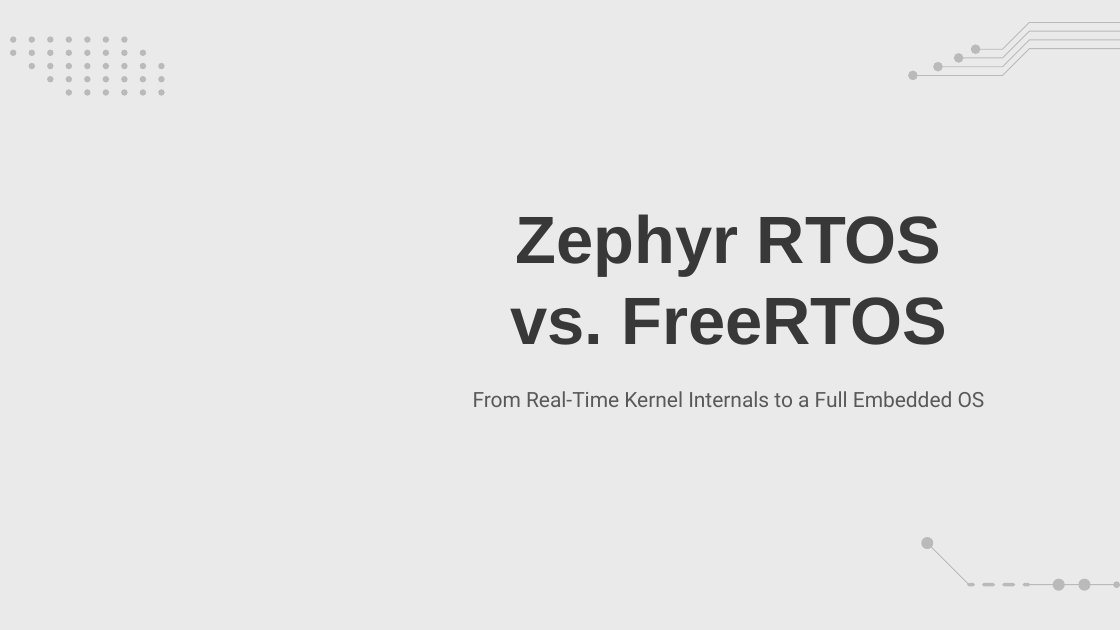
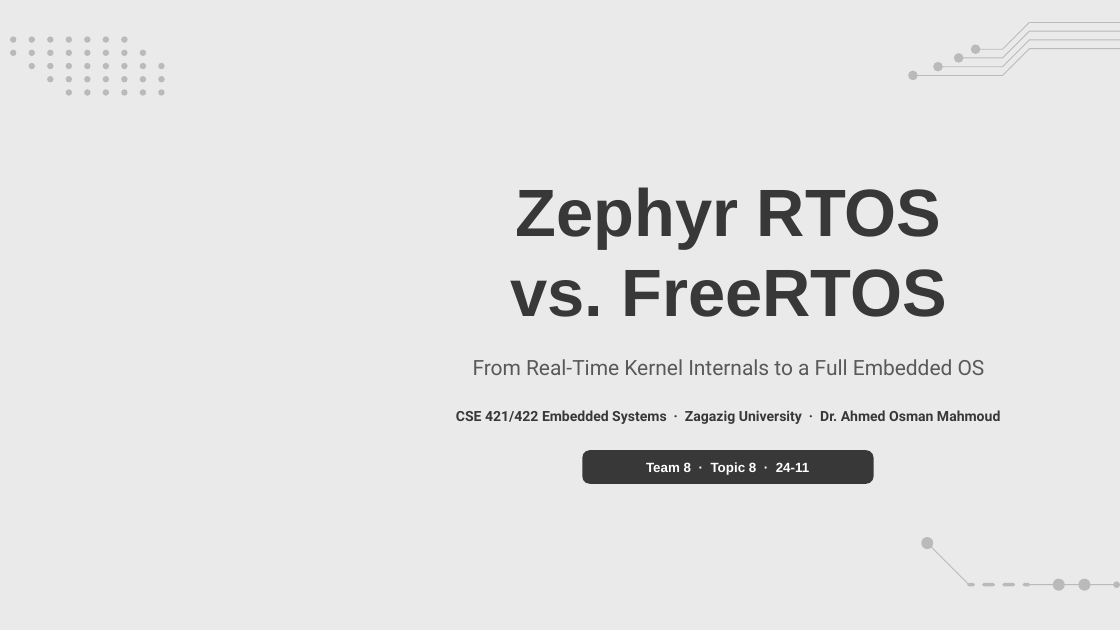
Before and after one commit to amrsaeedcse/zephyr-vs-freertos-presentation, a slide deck: slide 1 of Zephyr_RTOS_vs_FreeRTOS.pptx. Drawn at 1120x630 pixels with LibreOffice and Linux fonts; fonts in the diff are those of the drawing; background and template pictures are left out. Boxes give left, top, right and bottom in pixels: in the first picture for what was removed or moved away, otherwise in the second. Text is boxed around its words. In the diff, an @@ line names an element or a change of style, - is before the commit and + after.

Commit message:
Add Team 8 Cover, fair 5x6 Roadmap & monochrome CSE 421/422 badges

```diff
--- a/Zephyr_RTOS_vs_FreeRTOS.pptx
+++ b/Zephyr_RTOS_vs_FreeRTOS.pptx
@@ title "Zephyr RTOS": place and size @@
-title "Zephyr RTOS" at [510,214,947,345]
+title "Zephyr RTOS" at [510,187,947,317]
@@ subtitle "From Real-Time Kernel Internals to ...": place and size @@
-subtitle "From Real-Time Kernel Internals to ..." at [473,391,985,407]
+subtitle "From Real-Time Kernel Internals to ..." at [473,359,985,375]
@@ text added at [456,410,1000,424], 9 pt, text #383838, bold @@
+CSE 421/422 Embedded Systems · Zagazig University · Dr. Ahmed Osman Mahmoud
@@ rounded rectangle added at [582,450,874,484], fill #383838, 8.6 pt, text #FFFFFF, bold @@
+Team 8 · Topic 8 · 24-11
```
Also in this commit, not shown: 11 other slides changed, 4 other files.
